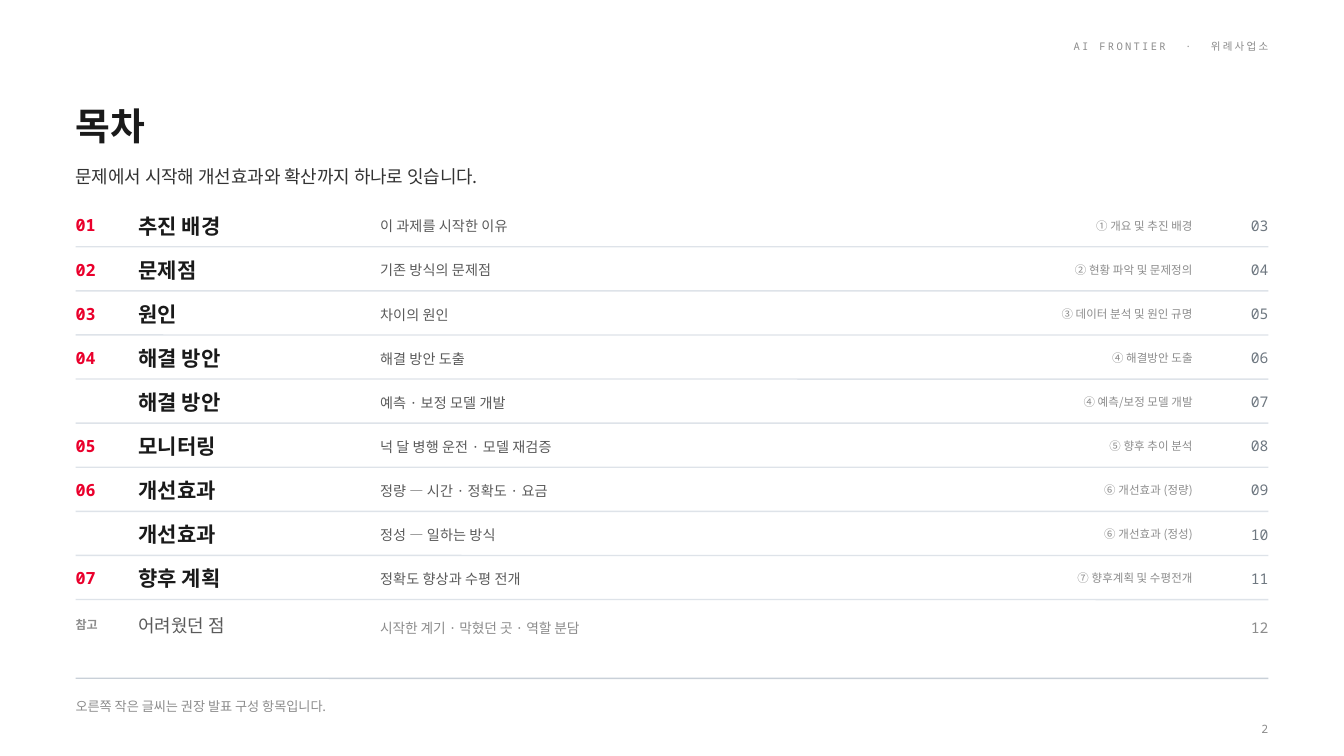
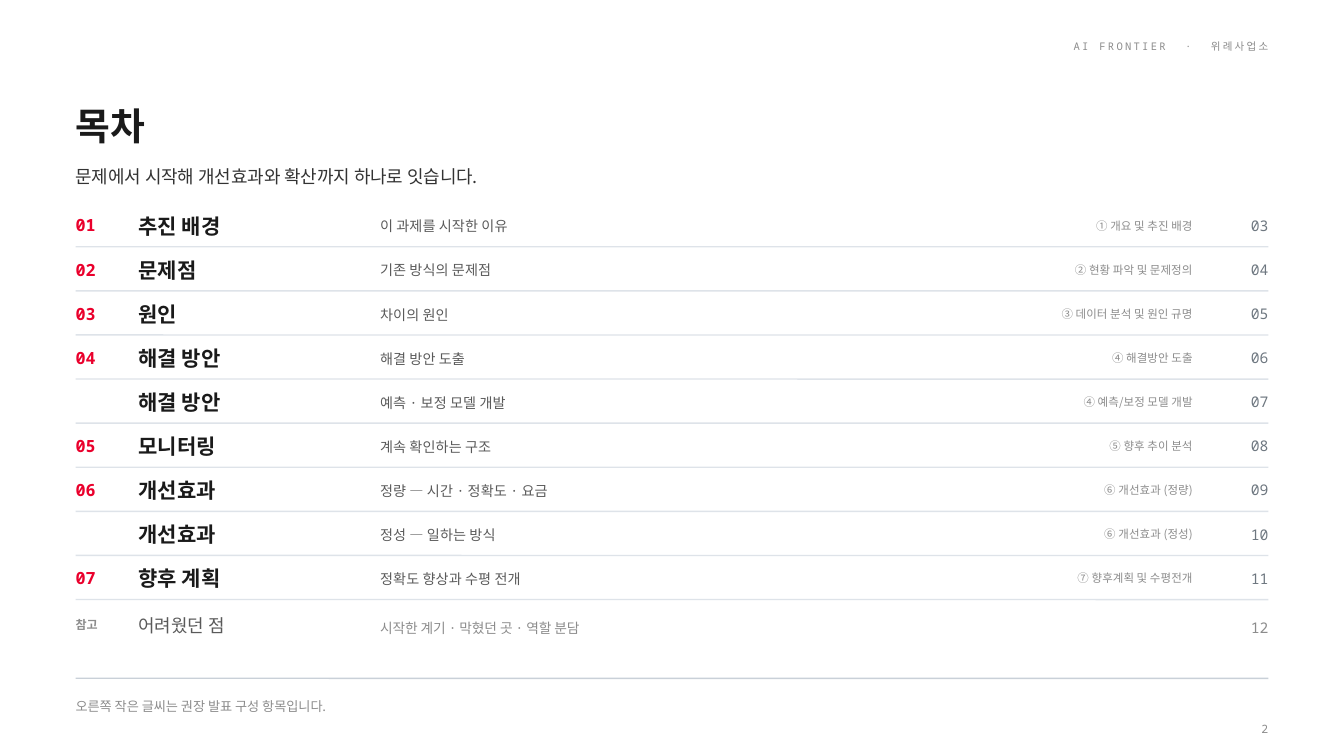
Before and after one commit to jooh-ai/Narae-AI, a slide deck: slide 2 of docs/ppt/위례_공급가능용량_최종발표_v3.pptx. Drawn at 1344x756 pixels with LibreOffice and Linux fonts; fonts in the diff are those of the drawing. Boxes give left, top, right and bottom in pixels: in the first picture for what was removed or moved away, otherwise in the second. Text is boxed around its words. In the diff, an @@ line names an element or a change of style, - is before the commit and + after.

```diff
--- a/docs/ppt/위례_공급가능용량_최종발표_v3.pptx
+++ b/docs/ppt/위례_공급가능용량_최종발표_v3.pptx
@@ text at (x1=380, y1=440, x2=491, y2=453): text changed @@
-넉 달 병행 운전 · 모델 재검증
+계속 확인하는 구조
```
Also in this commit, not shown: 1 other slide changed, 5 other files.
